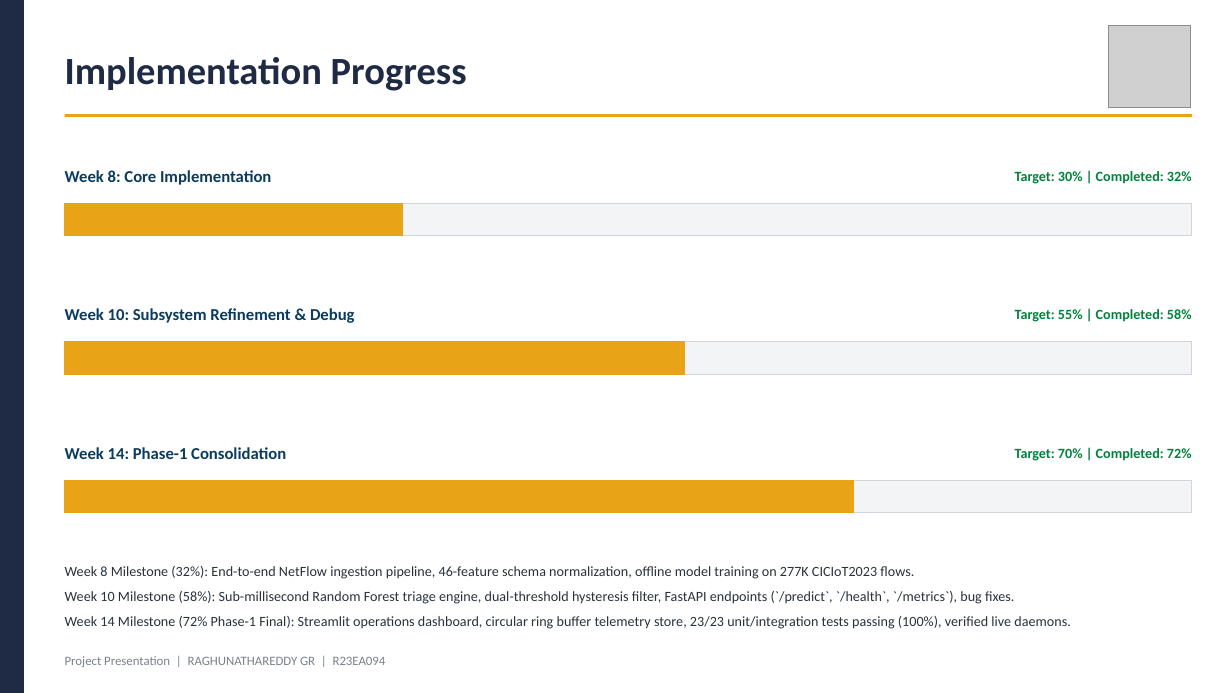
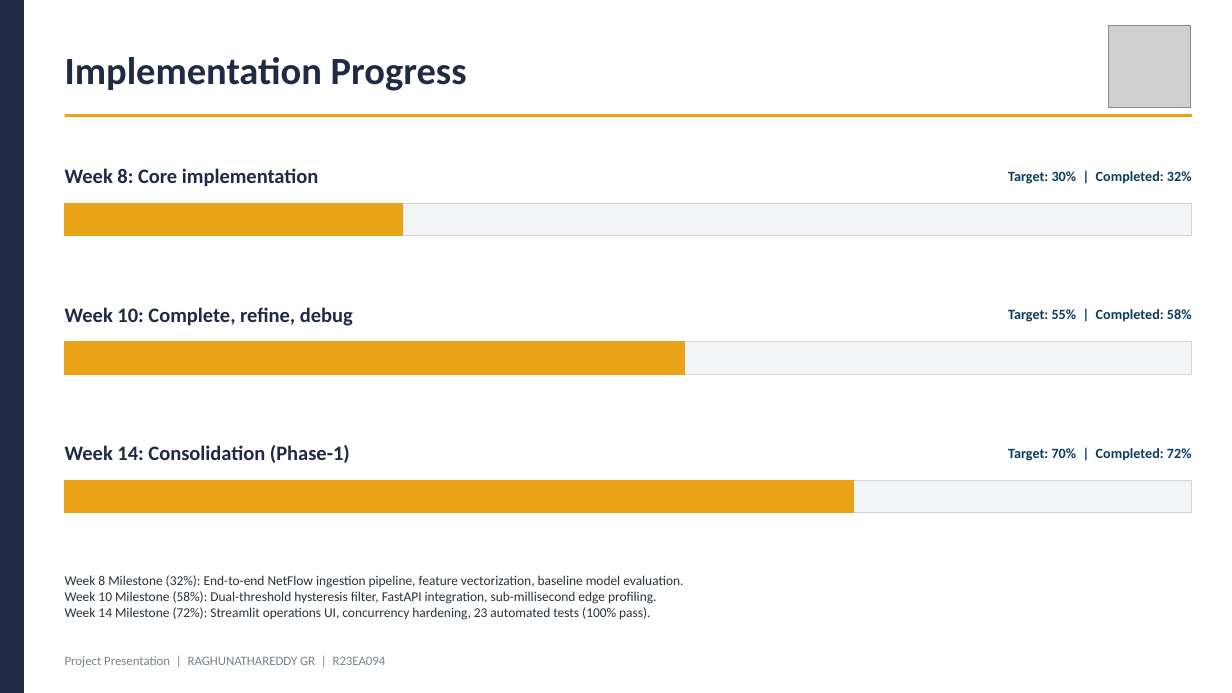
Before and after one commit to Raghunath2604/RIO_PROJECT-SMART_CITY-, a slide deck: slide 7 of docs/Project_Presentation_R23EA094.pptx. Drawn at 1232x693 pixels with LibreOffice and Linux fonts; fonts in the diff are those of the drawing; grey boxes stand for pictures. Boxes give left, top, right and bottom in pixels: in the first picture for what was removed or moved away, otherwise in the second. Text is boxed around its words. In the diff, an @@ line names an element or a change of style, - is before the commit and + after.

Commit message:
style: finalize professional layout, zero template leftovers, inline diagram placement, and clean master build scripts

```diff
--- a/docs/Project_Presentation_R23EA094.pptx
+++ b/docs/Project_Presentation_R23EA094.pptx
@@ text at (x1=65, y1=168, x2=318, y2=187): text changed; size 13 to 16 pt; text colour #0B3C5D to #1F2A44 @@
-Week 8: Core Implementation
+Week 8: Core implementation
@@ text at (x1=65, y1=307, x2=353, y2=326): text changed; size 13 to 16 pt; text colour #0B3C5D to #1F2A44 @@
-Week 10: Subsystem Refinement & Debug
+Week 10: Complete, refine, debug
@@ text at (x1=65, y1=445, x2=350, y2=463): text changed; size 13 to 16 pt; text colour #0B3C5D to #1F2A44 @@
-Week 14: Phase-1 Consolidation
+Week 14: Consolidation (Phase-1)
@@ text colour #00823C to #0B3C5D in 3 elements at (x1=1008, y1=171, x2=1192, y2=184), (x1=1008, y1=309, x2=1192, y2=322), (x1=1008, y1=448, x2=1192, y2=461) @@
@@ text at (x1=65, y1=575, x2=683, y2=620): text changed; size 11 to 10.5 pt @@
-Week 8 Milestone (32%): End-to-end NetFlow ingestion pipeline, 46-feature schema normalization, offline model training on 277K CICIoT2023 flows.
-Week 10 Milestone (58%): Sub-millisecond Random Forest triage engine, dual-threshold hysteresis filter, FastAPI endpoints (`/predict`, `/health`, `/metrics`), bug fixes.
-Week 14 Milestone (72% Phase-1 Final): Streamlit operations dashboard, circular ring buffer telemetry store, 23/23 unit/integration tests passing (100%), verified live daemons.
+Week 8 Milestone (32%): End-to-end NetFlow ingestion pipeline, feature vectorization, baseline model evaluation.
+Week 10 Milestone (58%): Dual-threshold hysteresis filter, FastAPI integration, sub-millisecond edge profiling.
+Week 14 Milestone (72%): Streamlit operations UI, concurrency hardening, 23 automated tests (100% pass).
```
Also in this commit, not shown: 11 other slides changed, 19 other files.
